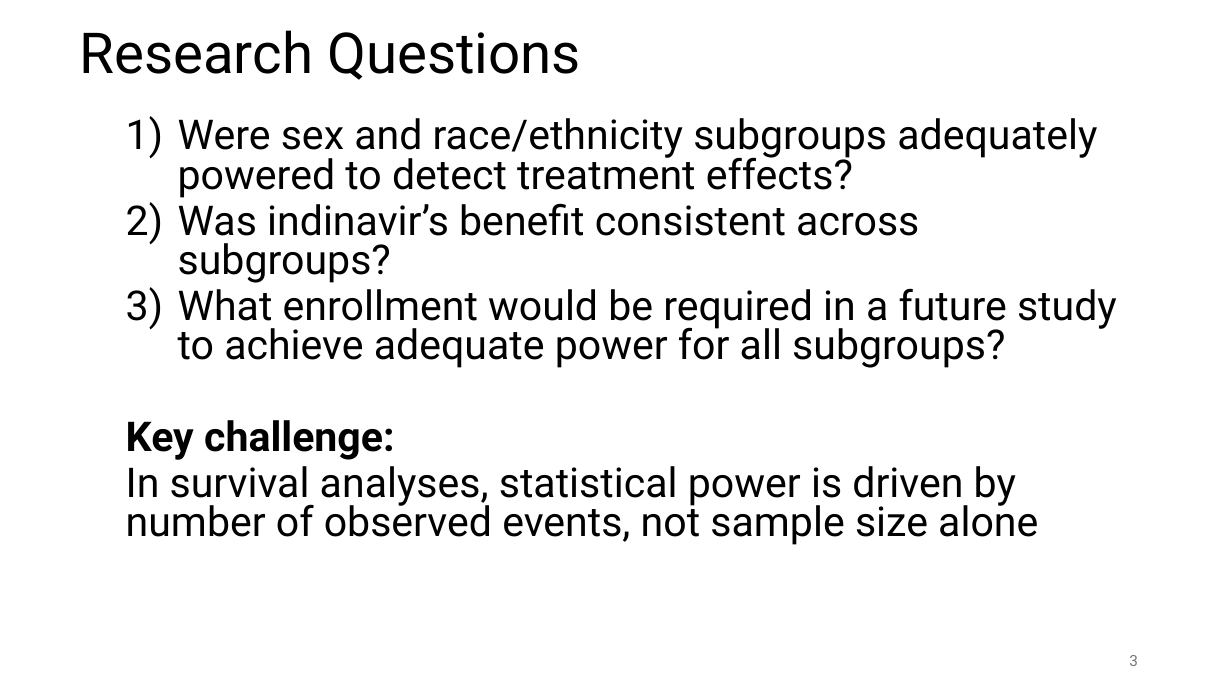
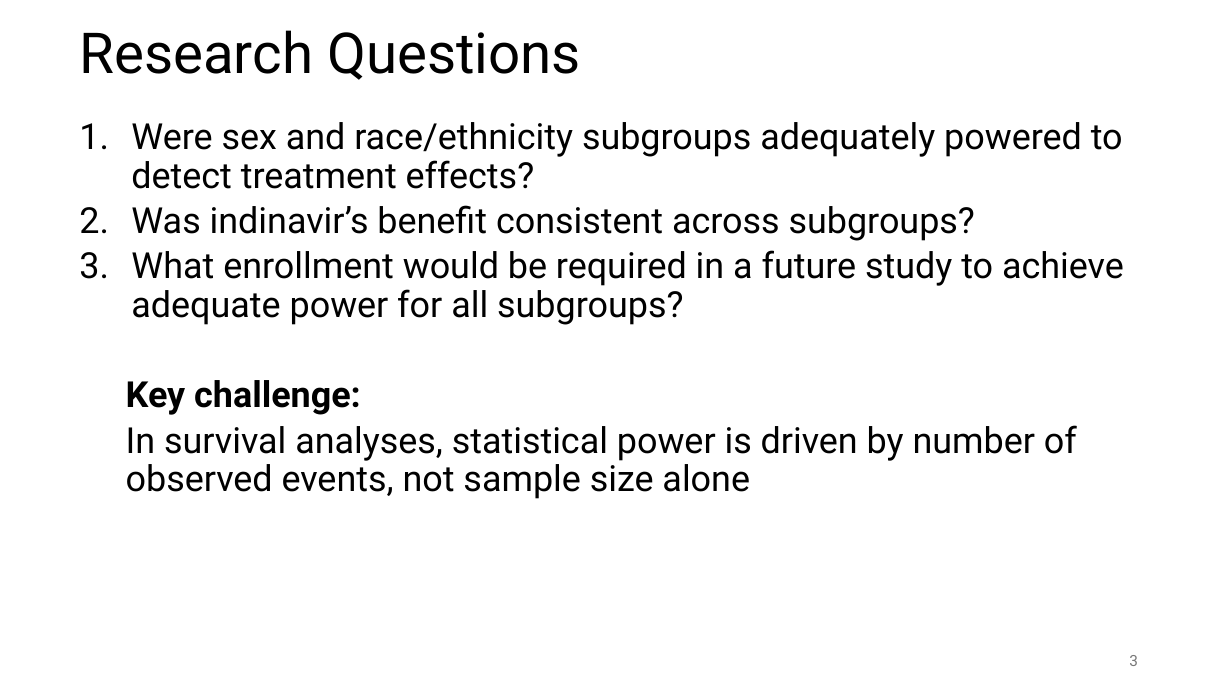
Before and after one commit to susanpeck/Math261BExperimentalDesignProject, a slide deck: slide 3 of Document_Files/Presentation_Slides_v2.pptx. Drawn at 1232x693 pixels with LibreOffice and Linux fonts; fonts in the diff are those of the drawing. Boxes give left, top, right and bottom in pixels: in the first picture for what was removed or moved away, otherwise in the second. Text is boxed around its words. In the diff, an @@ line names an element or a change of style, - is before the commit and + after.

```diff
--- a/Document_Files/Presentation_Slides_v2.pptx
+++ b/Document_Files/Presentation_Slides_v2.pptx
@@ text "Were sex and race/ethnicity subgroups ..." at [126,122,1124,499]: size 32 to 28 pt; bullet 1) to 1.; line spacing 0.8 to 0.9 @@
```
Also in this commit, not shown: 8 other slides changed, 1 slide removed.
